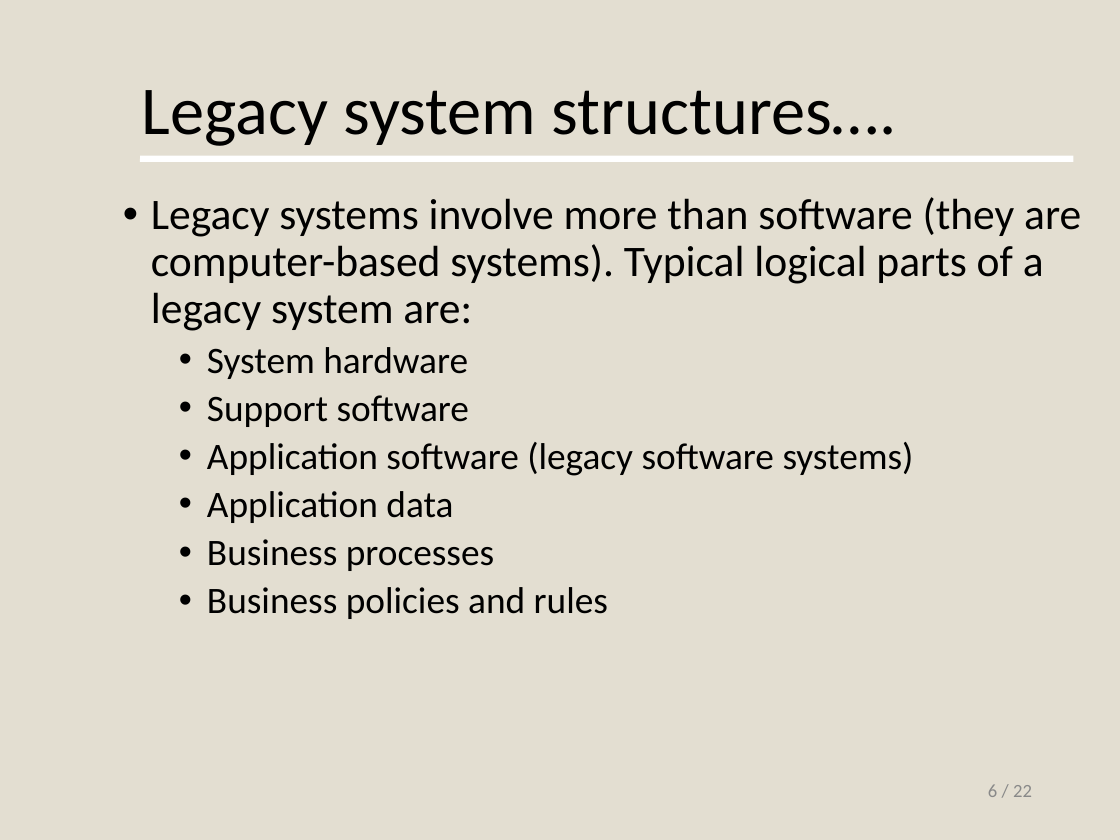
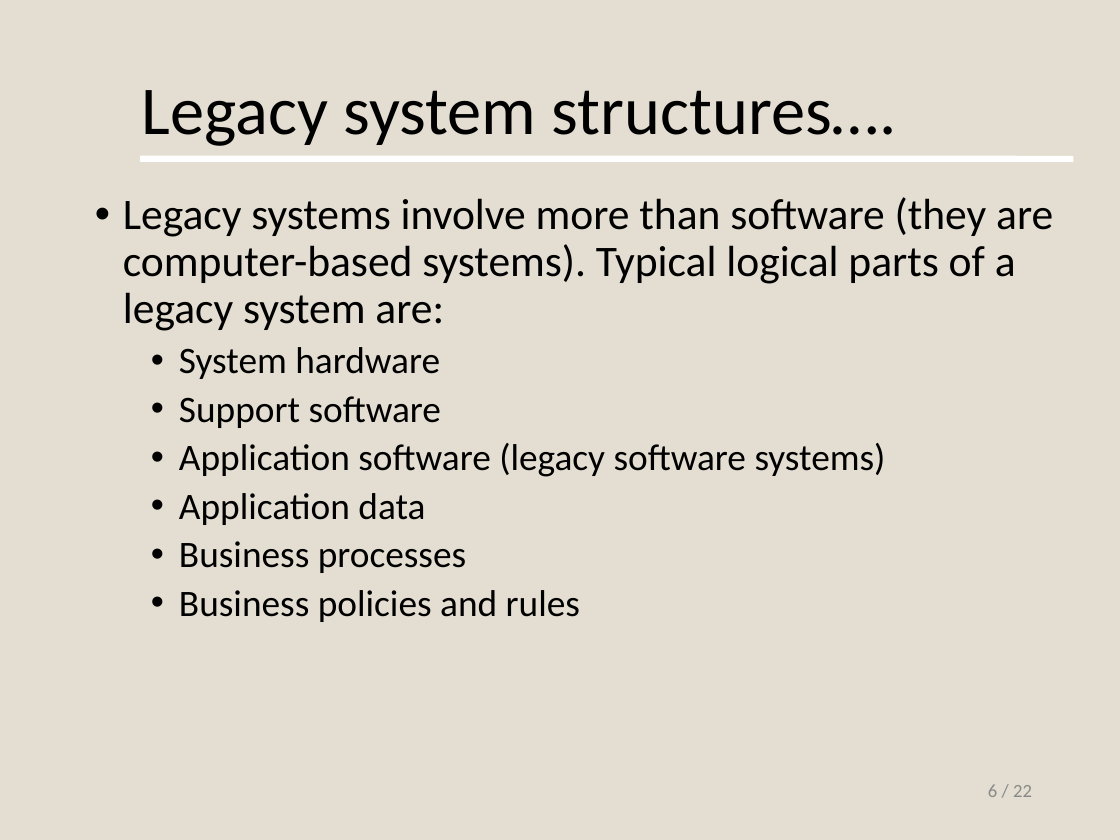
Before and after one commit to nottejas/clg-notes, a slide deck: slide 6 of SE/m1/UNIT1B_SE.ppt. Drawn at 1120x840 pixels with LibreOffice and Linux fonts; fonts in the diff are those of the drawing. Boxes give left, top, right and bottom in pixels: in the first picture for what was removed or moved away, otherwise in the second. Text is boxed around its words. In the diff, an @@ line names an element or a change of style, - is before the commit and + after.

```diff
--- a/SE/m1/UNIT1B_SE.ppt
+++ b/SE/m1/UNIT1B_SE.ppt
@@ text "Legacy systems involve more than ...": place and size @@
-text "Legacy systems involve more than ..." at box(151, 197, 1081, 619)
+text "Legacy systems involve more than ..." at box(123, 197, 1053, 622)
```
Also in this commit, not shown: 9 other slides changed.
